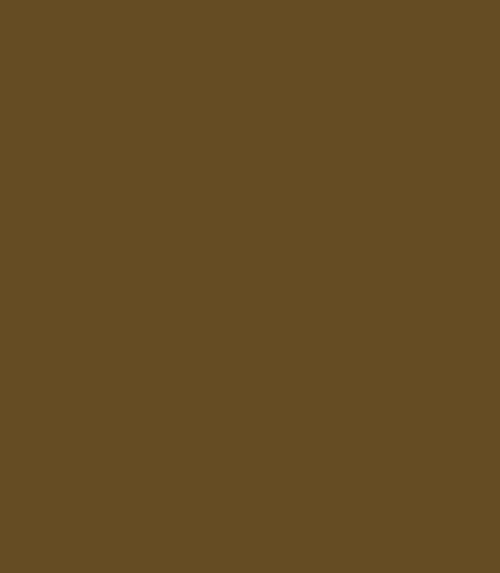
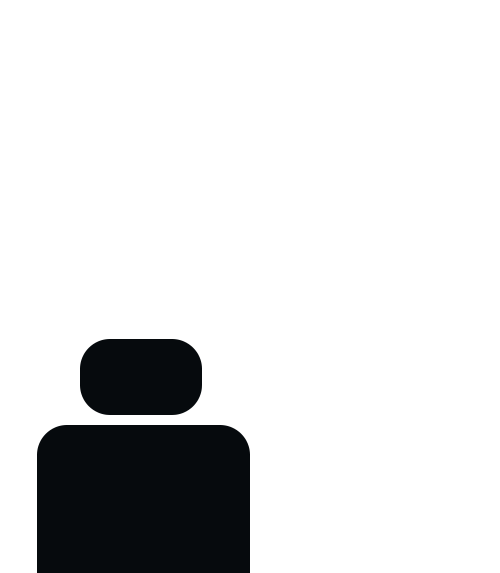
Layered file, before and after one edit (w=500, h=573). Changes by layer:
showed "Rounded Rectangle 2" over box(80, 339, 202, 415)
showed "Rounded Rectangle 1" (1st of 2) over box(37, 425, 250, 573)
hid "Rounded Rectangle 1" (2nd of 2) over box(0, 0, 500, 573)
